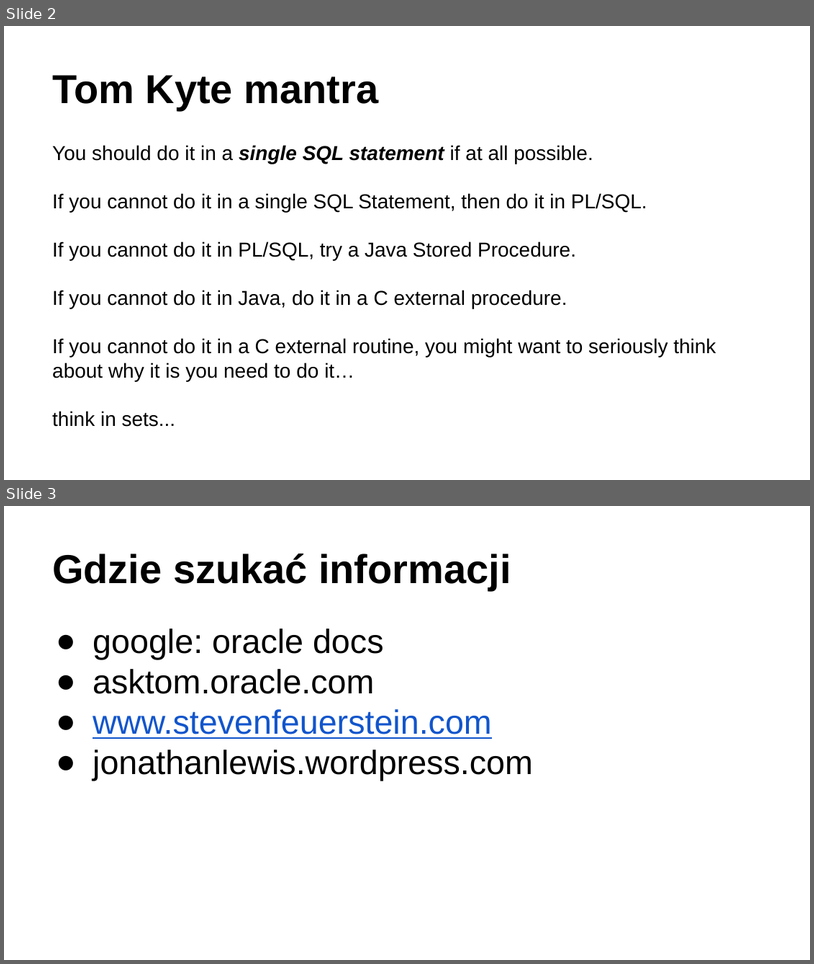
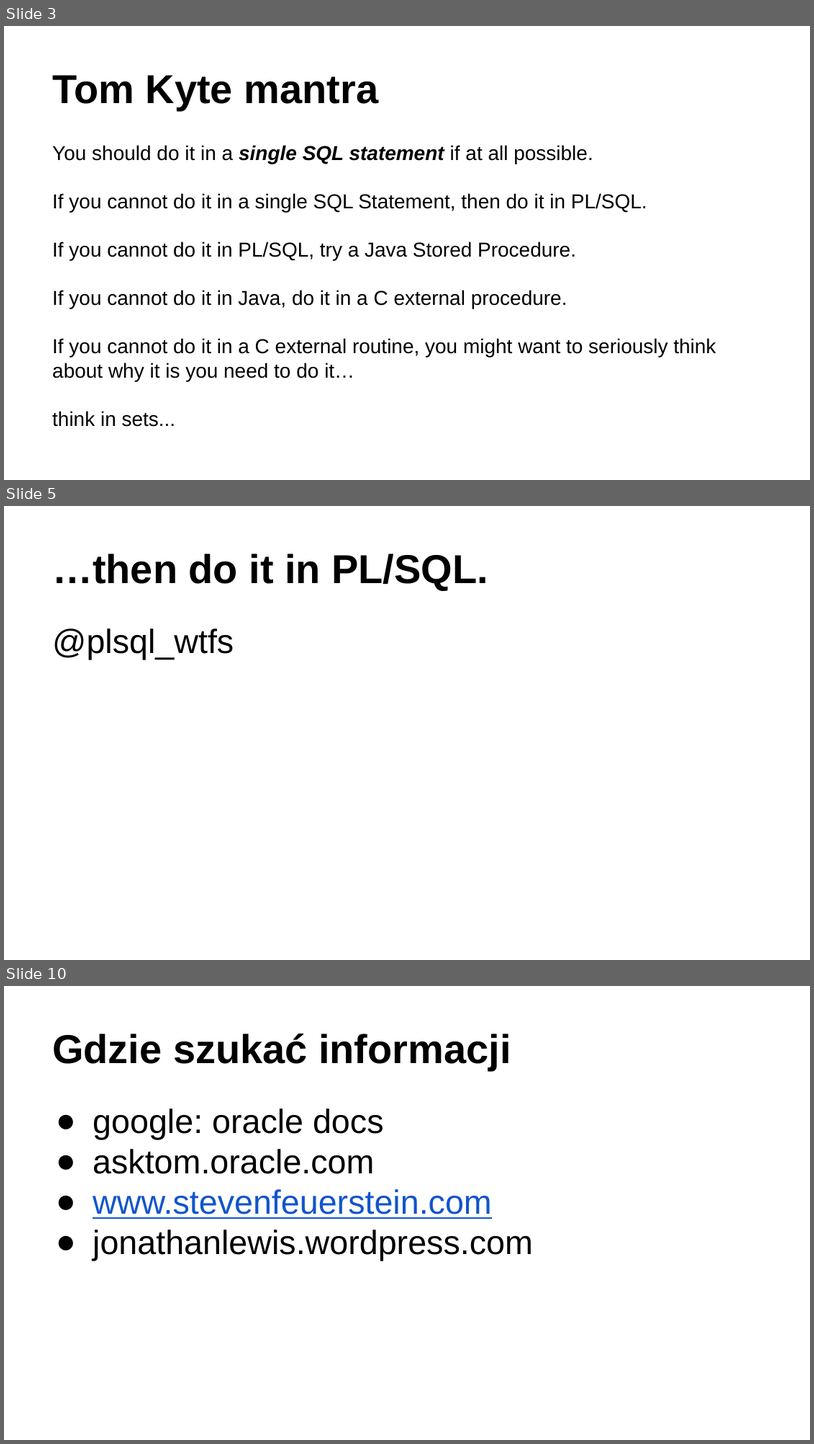
Before and after one commit to marcin-wroblewski/pres-oracle, a slide deck: whatyoudidntknow/prezentacja.pptx. Shown one above the other, each under a label of ours: slides 2 and 3 before the commit, slides 3, 5 and 10 after it; the slides between them are not shown. The pictures are 814x964 and 814x1444 pixels, drawn with LibreOffice and Linux fonts; fonts in the diff are those of the drawing. Boxes give left, top, right and bottom in pixels: in the first picture for what was removed or moved away, otherwise in the second. Text is boxed around its words. In the diff, an @@ line names an element or a change of style, - is before the commit and + after.

```diff
--- a/whatyoudidntknow/prezentacja.pptx
+++ b/whatyoudidntknow/prezentacja.pptx
@@ slide 5 added at box(4, 506, 810, 960), background #FFFFFF @@
@@ title added at box(52, 554, 488, 590), 36 pt, text #000000, bold @@
+…then do it in PL/SQL.
@@ text added at box(52, 628, 234, 660), 30 pt, text #000000 @@
+@plsql_wtfs
@@ what was slide 2 is now slide 3 @@
@@ what was slide 3 is now slide 10 @@
```
Also in this commit, not shown: 6 other slides added, 6 other files.
